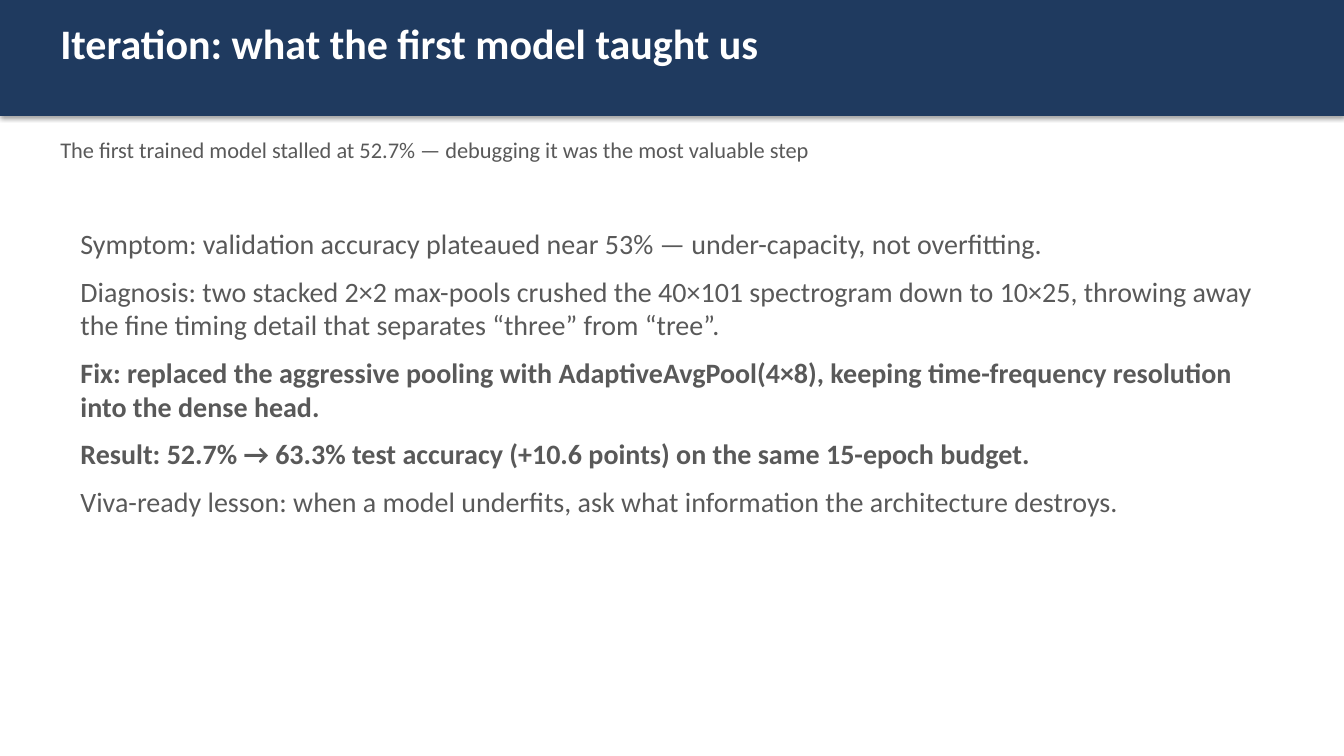
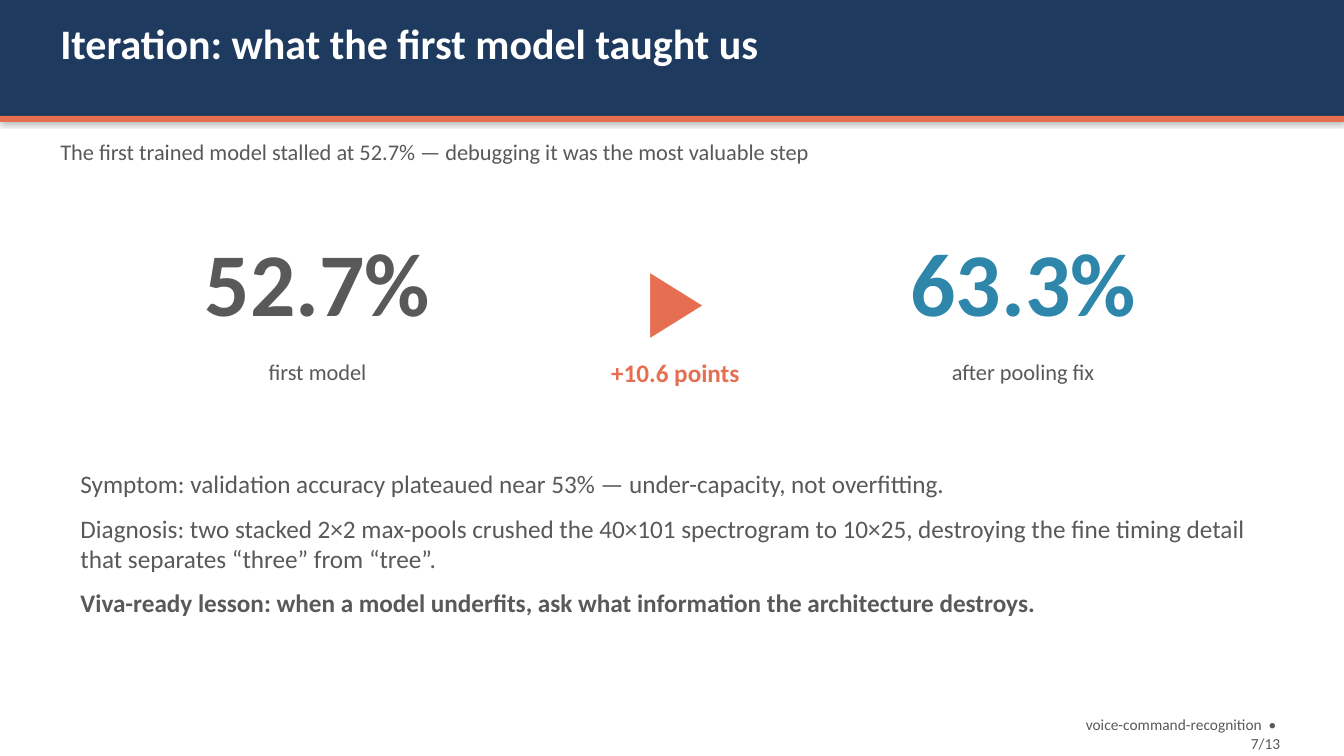
Before and after one commit to idityaGE/voice-command-recognition, a slide deck: slide 7 of presentation/voice_command_recognition.pptx. Drawn at 1344x756 pixels with LibreOffice and Linux fonts; fonts in the diff are those of the drawing. Boxes give left, top, right and bottom in pixels: in the first picture for what was removed or moved away, otherwise in the second. Text is boxed around its words. In the diff, an @@ line names an element or a change of style, - is before the commit and + after.

```diff
--- a/presentation/voice_command_recognition.pptx
+++ b/presentation/voice_command_recognition.pptx
@@ rectangle added at (x1=0, y1=116, x2=1344, y2=122), fill #E76F51 @@
@@ text added at (x1=595, y1=237, x2=756, y2=358), 64 pt, text #E76F51, bold @@
+▶
@@ text added at (x1=205, y1=254, x2=430, y2=317), 64 pt, text #595959, bold @@
+52.7%
@@ text added at (x1=910, y1=254, x2=1135, y2=317), 64 pt, text #2E86AB, bold @@
+63.3%
@@ text added at (x1=269, y1=364, x2=367, y2=380), 16 pt, text #595959 @@
+first model
@@ text added at (x1=611, y1=364, x2=739, y2=386), 18 pt, text #E76F51, bold @@
++10.6 points
@@ text added at (x1=952, y1=364, x2=1095, y2=384), 16 pt, text #595959 @@
+after pooling fix
@@ text "Symptom: validation accuracy plateaued near ..." moved from (x1=80, y1=234, x2=1252, y2=517) to (x1=80, y1=475, x2=1244, y2=616) @@
@@ text at (x1=80, y1=475, x2=1035, y2=616): size 20 to 18 pt in "Symptom: validation accuracy plateaued near 53% — ...", "Viva-ready lesson: when a model underfits, ask ..."; bold on in "Viva-ready lesson: when a model underfits, ask ..." @@
@@ text at (x1=80, y1=520, x2=1244, y2=572): text changed; size 20 to 18 pt; bold off @@
-Diagnosis: two stacked 2×2 max-pools crushed the 40×101 spectrogram down to 10×25, throwing away the fine timing detail that separates “three” from “tree”.
-Fix: replaced the aggressive pooling with AdaptiveAvgPool(4×8), keeping time-frequency resolution into the dense head.
-Result: 52.7% → 63.3% test accuracy (+10.6 points) on the same 15-epoch budget.
+Diagnosis: two stacked 2×2 max-pools crushed the 40×101 spectrogram to 10×25, destroying the fine timing detail that separates “three” from “tree”.
@@ text added at (x1=1086, y1=719, x2=1280, y2=750), 11 pt, text #595959 @@
+voice-command-recognition • 7/13
```
Also in this commit, not shown: 12 other slides changed, 6 other files.
